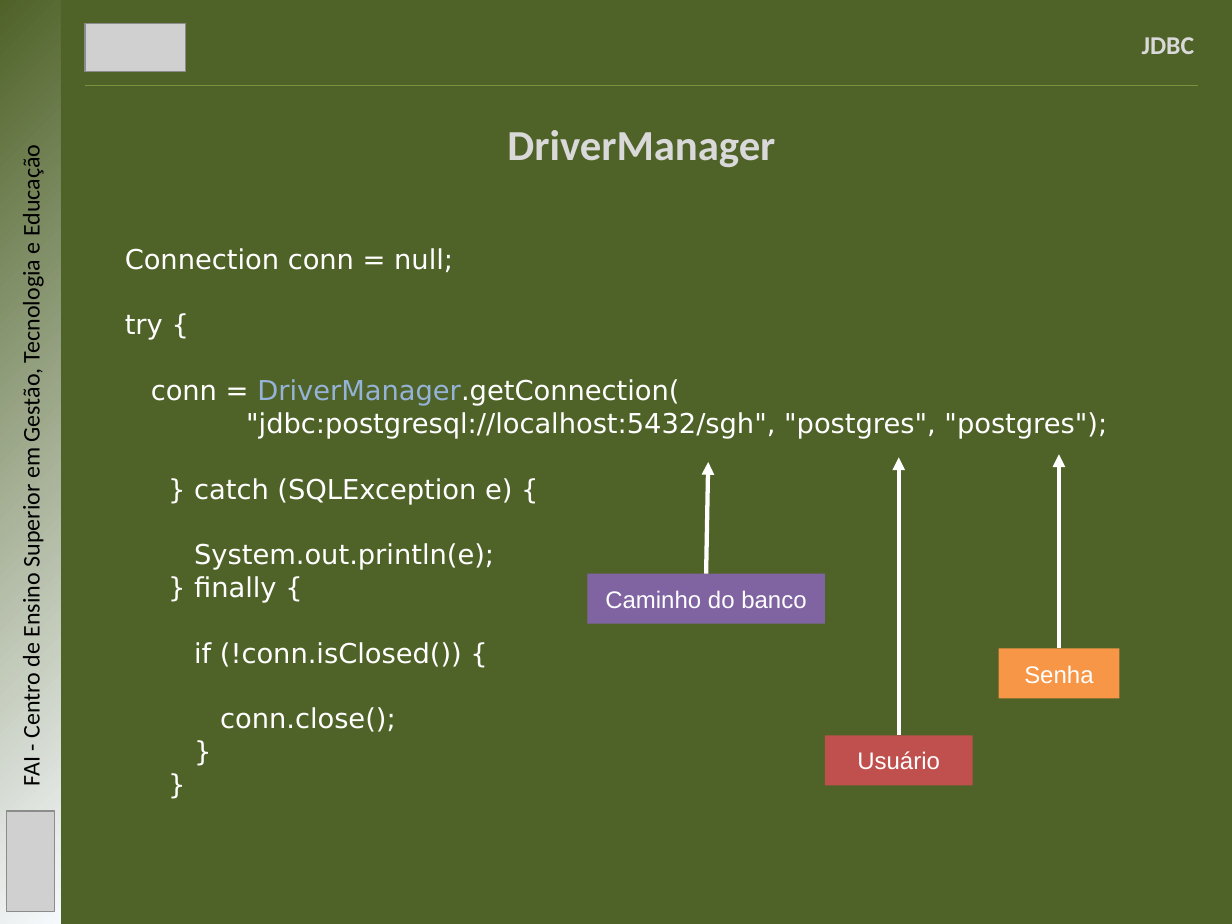
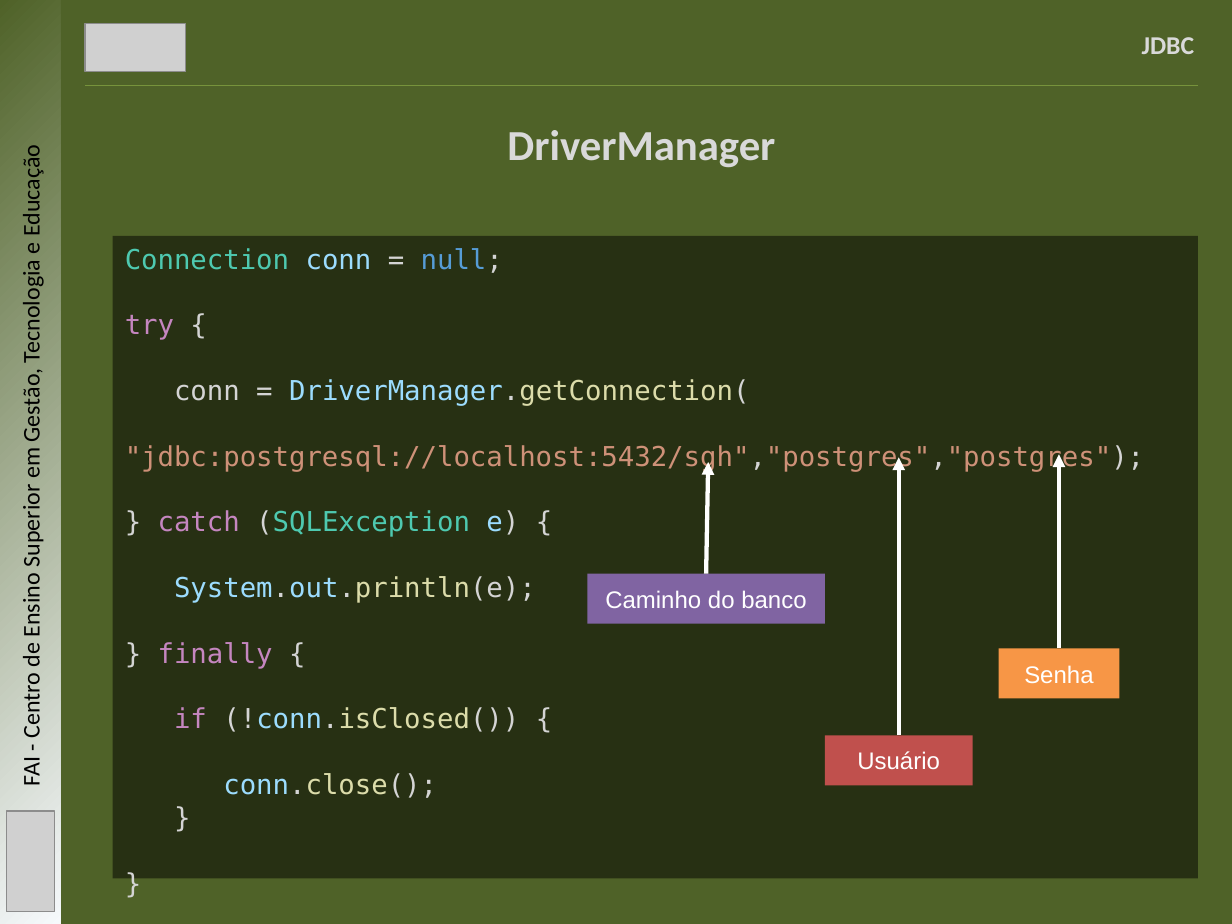
Before and after one commit to mbernardesp/lab-dev-software-sgh, a slide deck: slide 6 of slides/jdbc.pptx. Drawn at 1232x924 pixels with LibreOffice and Linux fonts; fonts in the diff are those of the drawing; grey boxes stand for pictures. Boxes give left, top, right and bottom in pixels: in the first picture for what was removed or moved away, otherwise in the second. Text is boxed around its words. In the diff, an @@ line names an element or a change of style, - is before the commit and + after.

```diff
--- a/slides/jdbc.pptx
+++ b/slides/jdbc.pptx
@@ rectangle "Connection conn = null;": place and size @@
-rectangle "Connection conn = null;" at <box>125,248,1107,732</box>
+rectangle "Connection conn = null;" at <box>112,235,1198,878</box>
@@ rectangle "Connection conn = null;" at <box>112,235,1198,878</box>: fill none to #000000 at 50% opacity @@
@@ text in rectangle at <box>125,248,749,798</box>: font DejaVu Sans to DejaVu Sans Mono in "Connection conn = null;", "try {", "conn = DriverManager.getConnection(", "} catch (SQLException e) {" and 6 more places; text colour #FFFFFF to #4EC9B0 in "Connection", "(SQLException"; text colour #FFFFFF to #9CDCFE in "conn", "e)", "System.out.println(e);", "(!conn.isClosed())" and 1 more places; text colour #FFFFFF to #D4D4D4 in "= null;", "{", "conn = DriverManager.getConnection(", "} (SQLException e) {" and 6 more places; text colour #FFFFFF to #569CD6 in "null;"; text colour #FFFFFF to #C586C0 in "try", "catch", "finally", "if"; text colour #95B3D7 to #9CDCFE in "DriverManager.getConnection("; text colour #FFFFFF to #DCDCAA in "DriverManager.getConnection(", "System.out.println(e);", "(!conn.isClosed())", "conn.close();" @@
@@ text in rectangle at <box>125,445,1144,472</box>: text changed; font DejaVu Sans to DejaVu Sans Mono; text colour #FFFFFF to #CE9178 @@
-"jdbc:postgresql://localhost:5432/sgh", "postgres", "postgres");
+"jdbc:postgresql://localhost:5432/sgh","postgres","postgres");
```
Also in this commit, not shown: 4 other slides changed, 29 other files.
